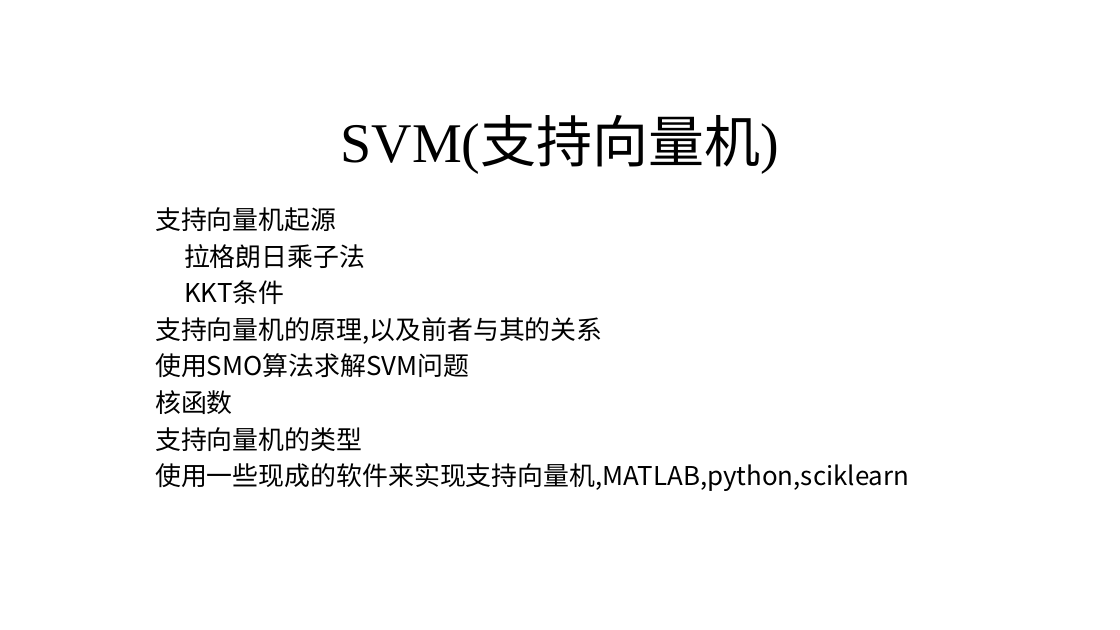
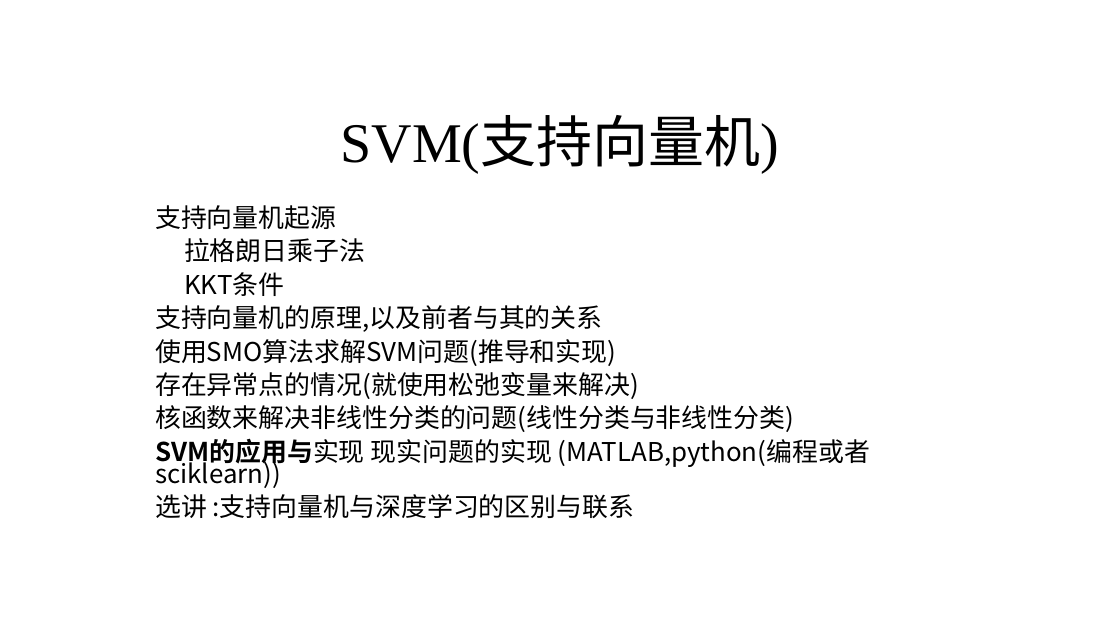
Before and after one commit to marinajacks/graduate, a slide deck: slide 1 of 机器学习/SVM.pptx. Drawn at 1120x630 pixels with LibreOffice and Linux fonts; fonts in the diff are those of the drawing. Boxes give left, top, right and bottom in pixels: in the first picture for what was removed or moved away, otherwise in the second. Text is boxed around its words. In the diff, an @@ line names an element or a change of style, - is before the commit and + after.

```diff
--- a/机器学习/SVM.pptx
+++ b/机器学习/SVM.pptx
@@ subtitle at (x1=155, y1=205, x2=602, y2=332): line spacing 0.8 to 0.7 @@
@@ subtitle at (x1=155, y1=339, x2=870, y2=518): text changed @@
-使用SMO算法求解SVM问题
-核函数
-支持向量机的类型
-使用一些现成的软件来实现支持向量机,MATLAB,python,sciklearn
+使用SMO算法求解SVM问题(推导和实现)
+存在异常点的情况(就使用松弛变量来解决)
+核函数来解决非线性分类的问题(线性分类与非线性分类)
+SVM的应用与实现 现实问题的实现 (MATLAB,python(编程或者sciklearn))
+选讲 :支持向量机与深度学习的区别与联系
```
Also in this commit, not shown: 2 slides added, 1 slide removed.
